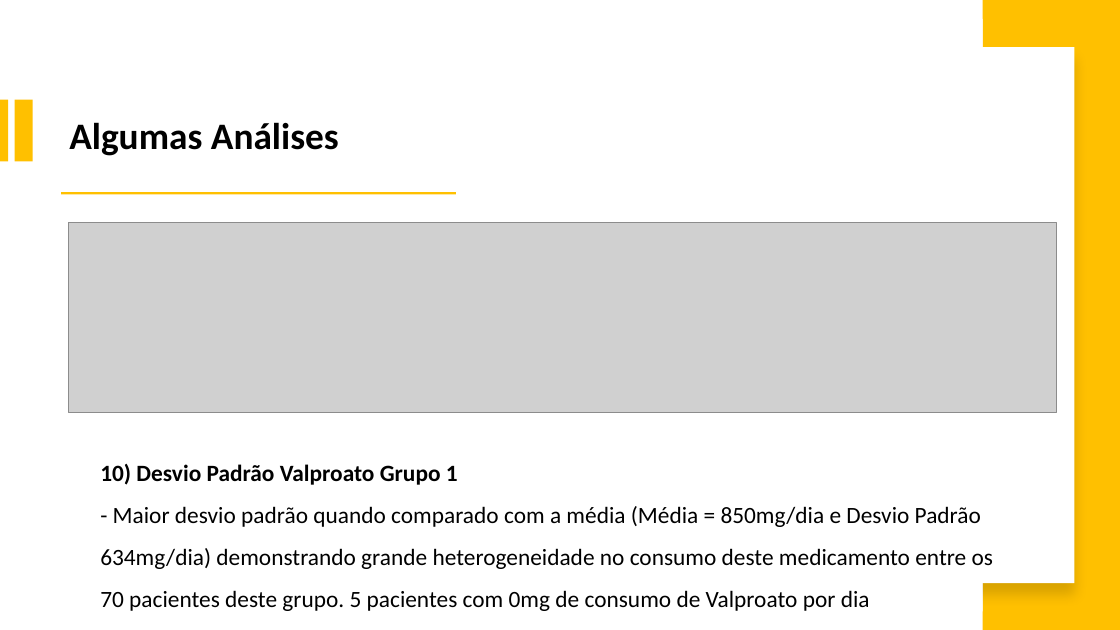
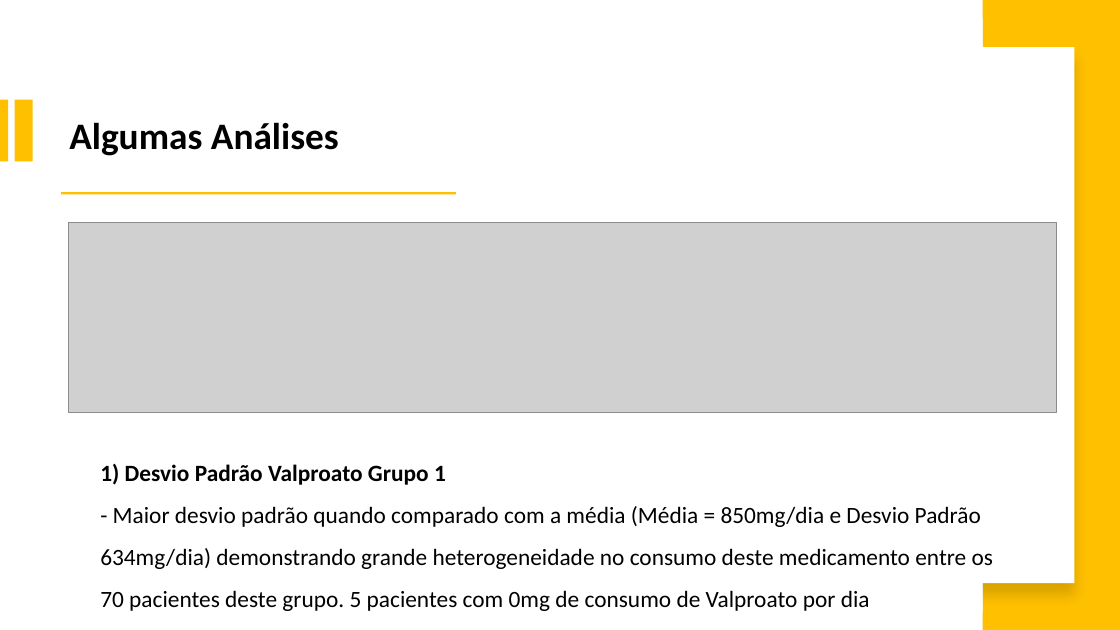
Before and after one commit to israeljmcarvalho/portfolioicarvalho, a slide deck: slide 13 of slides/Slides Portfólio Israel J. M. Carvalho.pptx (slide 18 before the commit). Drawn at 1120x630 pixels with LibreOffice and Linux fonts; fonts in the diff are those of the drawing; grey boxes stand for pictures. Boxes give left, top, right and bottom in pixels: in the first picture for what was removed or moved away, otherwise in the second. Text is boxed around its words. In the diff, an @@ line names an element or a change of style, - is before the commit and + after.

```diff
--- a/slides/Slides Portfólio Israel J. M. Carvalho.pptx
+++ b/slides/Slides Portfólio Israel J. M. Carvalho.pptx
@@ text at [100, 464, 446, 485]: text changed @@
-    10) Desvio Padrão Valproato Grupo 1
+    1) Desvio Padrão Valproato Grupo 1
```
Also in this commit, not shown: 4 other slides changed, 2 slides added, 8 slides removed, 13 other files.
